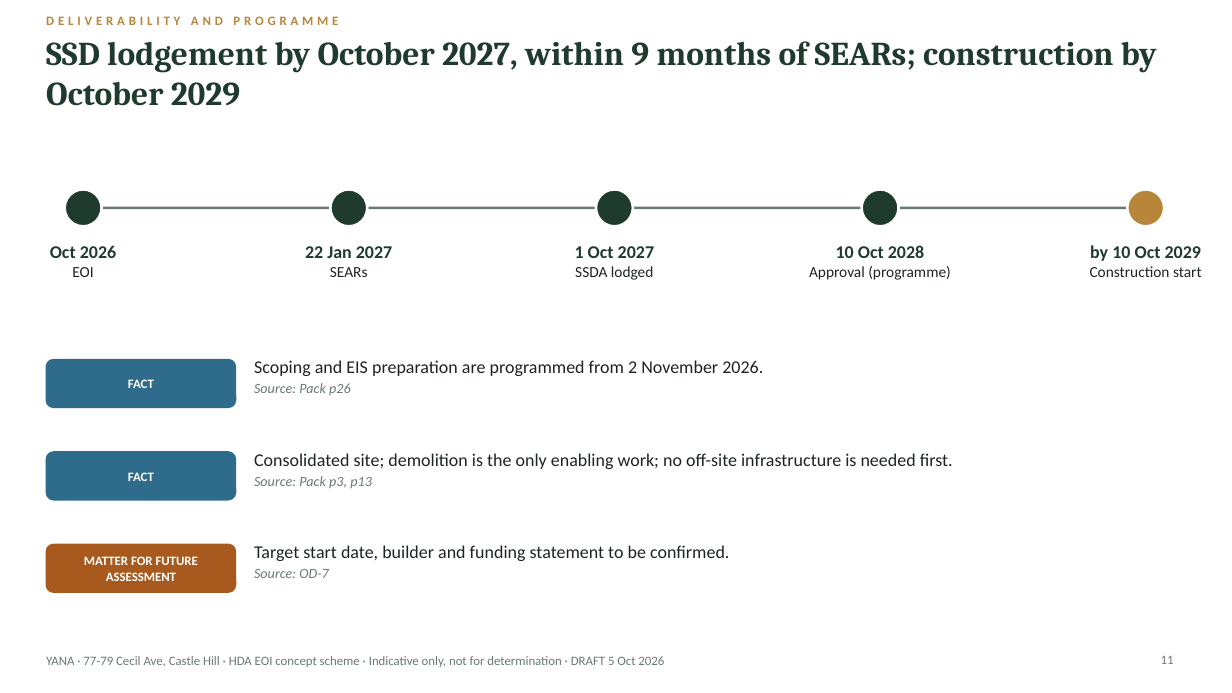
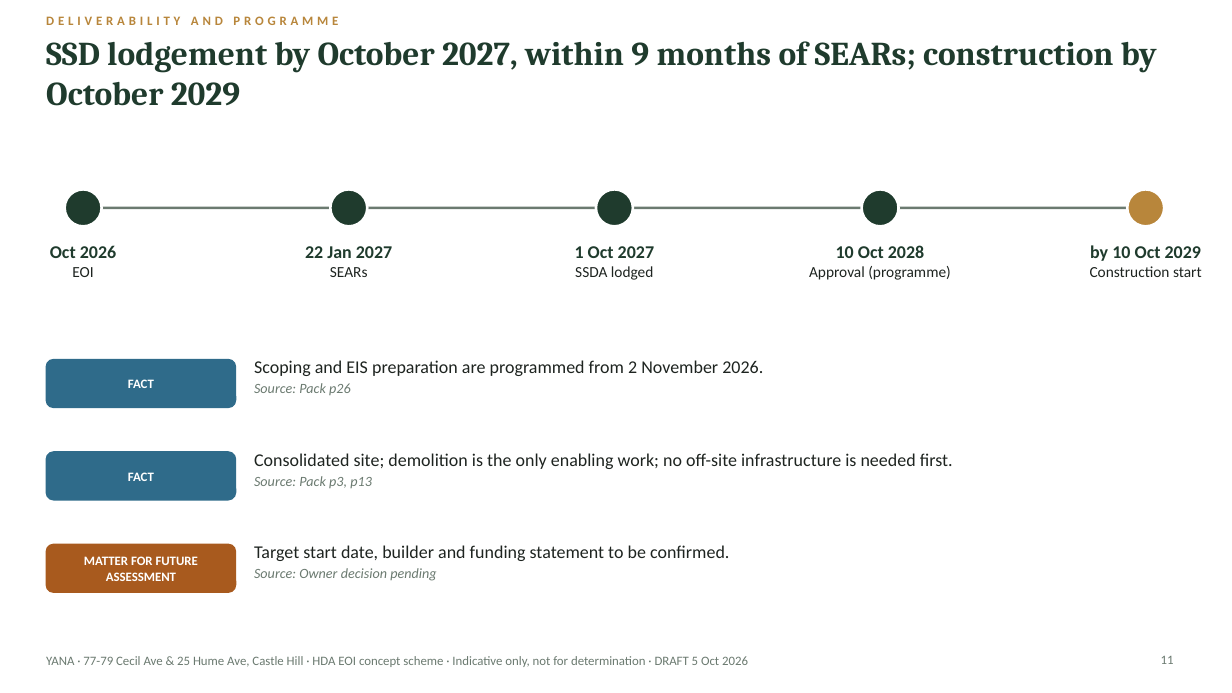
Before and after one commit to iamdrdavid-svg/Yana-Eoi, a slide deck: slide 11 of outputs/concept_slides.pptx. Drawn at 1232x693 pixels with LibreOffice and Linux fonts; fonts in the diff are those of the drawing. Boxes give left, top, right and bottom in pixels: in the first picture for what was removed or moved away, otherwise in the second. Text is boxed around its words. In the diff, an @@ line names an element or a change of style, - is before the commit and + after.

```diff
--- a/outputs/concept_slides.pptx
+++ b/outputs/concept_slides.pptx
@@ text at (254,568,436,581): text changed @@
-Source: OD-7
+Source: Owner decision pending
@@ text at (46,656,748,667): text changed @@
-YANA · 77-79 Cecil Ave, Castle Hill · HDA EOI concept scheme · Indicative only, not for determination · DRAFT 5 Oct 2026
+YANA · 77-79 Cecil Ave & 25 Hume Ave, Castle Hill · HDA EOI concept scheme · Indicative only, not for determination · DRAFT 5 Oct 2026
```
Also in this commit, not shown: 12 other slides changed, 9 other files.
